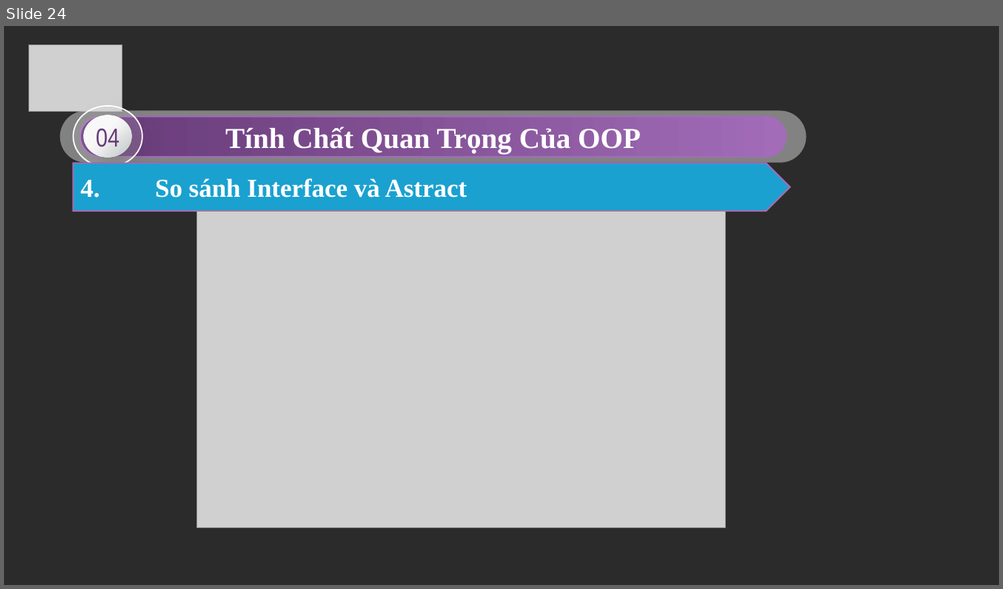
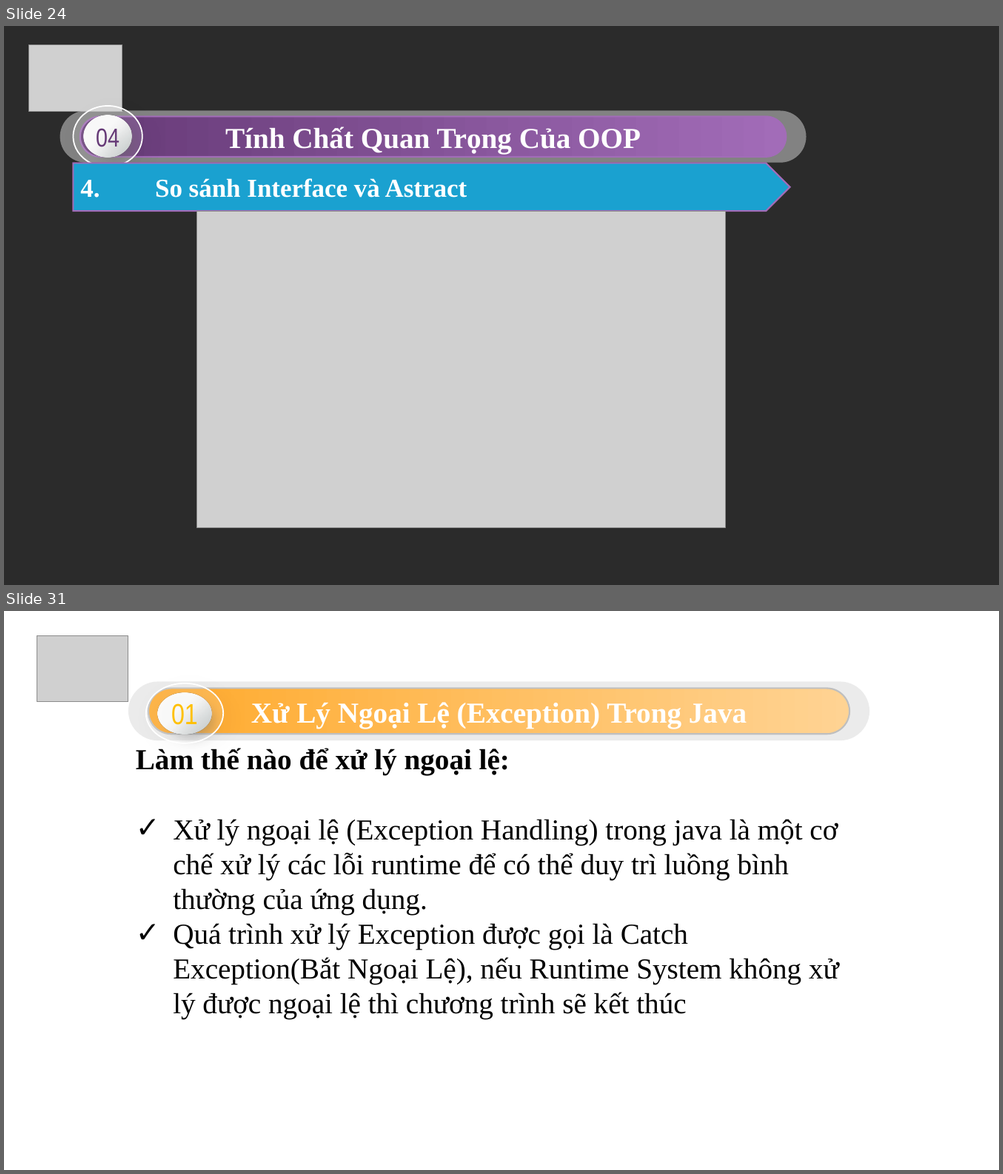
Before and after one commit to sonnguyen17099/t3h_slide, a slide deck: Bài 5.pptx. Shown one above the other, each under a label of ours: slide 24 before the commit, slides 24 and 31 after it; the slides between them are not shown. The pictures are 1003x589 and 1003x1174 pixels, drawn with LibreOffice and Linux fonts; fonts in the diff are those of the drawing; grey boxes stand for pictures; background and template pictures are left out; a plain dark background stands for a picture behind light text. Boxes give left, top, right and bottom in pixels: in the first picture for what was removed or moved away, otherwise in the second. Text is boxed around its words. In the diff, an @@ line names an element or a change of style, - is before the commit and + after.

```diff
--- a/Bài 5.pptx
+++ b/Bài 5.pptx
@@ slide 31 added at (4,611,999,1170), background #FFFFFF @@
@@ picture added at (37,635,128,701) @@
@@ rounded rectangle added at (128,682,870,741), fill #D9D9D9 at 50% opacity @@
@@ group added at (146,675,251,780): 3 ellipses, 1 freeform shape @@
+01
@@ rounded rectangle added at (148,689,849,734), fill gradient #FFAA2D to #FFD393, outline #FFFFFF 1.5 pt, 28 pt, text #FFFFFF, bold @@
+Xử Lý Ngoại Lệ (Exception) Trong Java
@@ text added at (136,748,839,1019), 28 pt, text #000000 @@
+Làm thế nào để xử lý ngoại lệ:
+✓ Xử lý ngoại lệ (Exception Handling) trong java là một cơ chế xử lý các lỗi runtime để có thể duy trì luồng bình thường của ứng dụng.
+✓ Quá trình xử lý Exception được gọi là Catch Exception(Bắt Ngoại Lệ), nếu Runtime System không xử lý được ngoại lệ thì chương trình sẽ kết thúc
```
Also in this commit, not shown: 27 other slides added.
